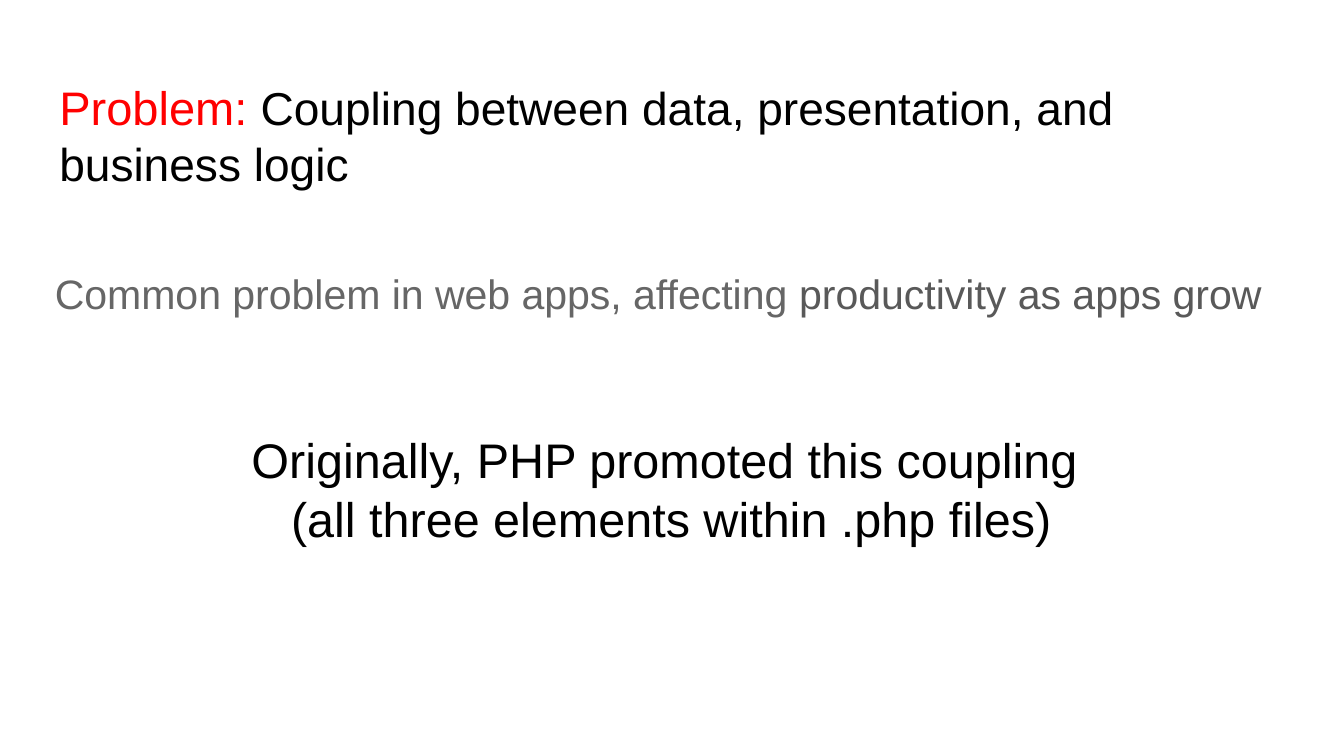
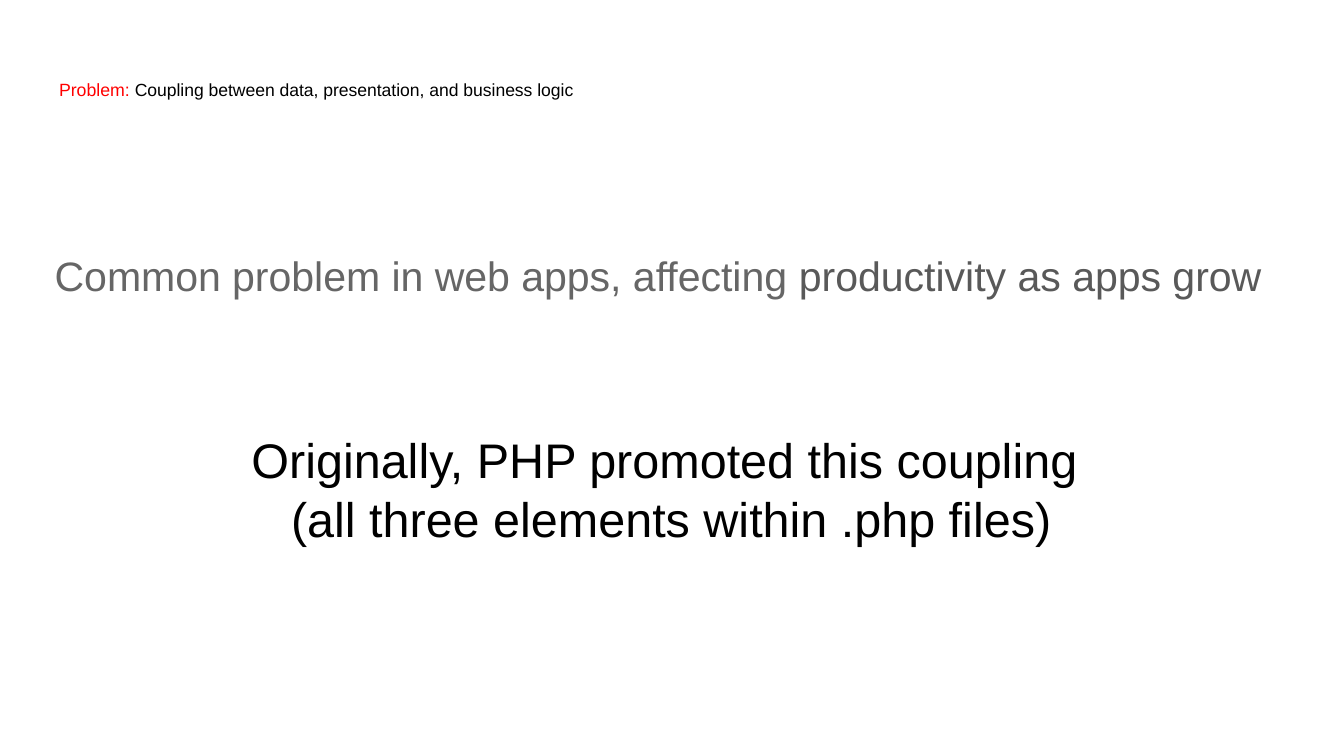
Before and after one commit to damorim/php, a slide deck: slide 2 of day2/symfony-basics.pptx. Drawn at 1344x756 pixels with LibreOffice and Linux fonts; fonts in the diff are those of the drawing. Boxes give left, top, right and bottom in pixels: in the first picture for what was removed or moved away, otherwise in the second. Text is boxed around its words. In the diff, an @@ line names an element or a change of style, - is before the commit and + after.

```diff
--- a/day2/symfony-basics.pptx
+++ b/day2/symfony-basics.pptx
@@ text "Problem: Coupling between data, presentation, ..." at (59, 83, 573, 100): size 25.2 to 9.5 pt in "Problem:"; size 24.8 to 9.4 pt in "Coupling between data, presentation, and business logic" @@
@@ text "Common problem in web apps, ...": place and size @@
-text "Common problem in web apps, ..." at (55, 279, 1262, 317)
+text "Common problem in web apps, ..." at (55, 261, 1261, 299)
```
Also in this commit, not shown: 2 other slides changed, 2 other files.
